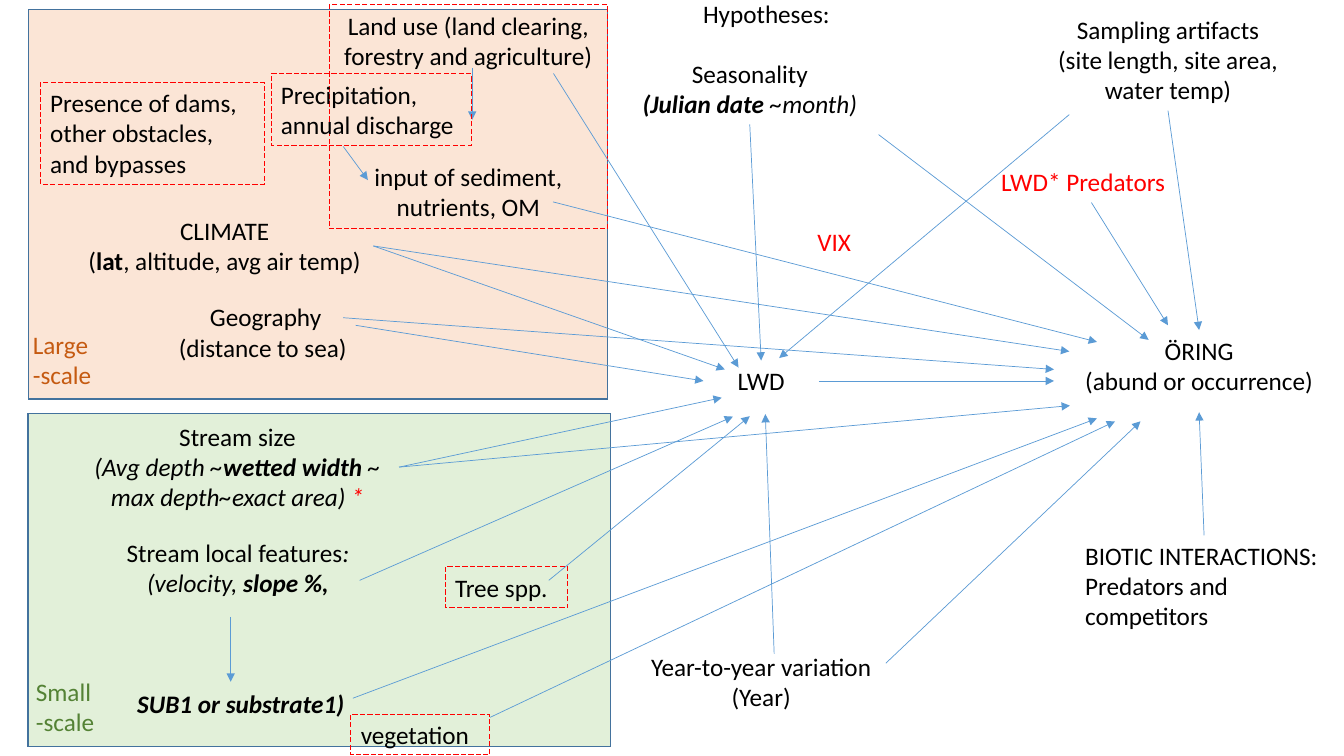
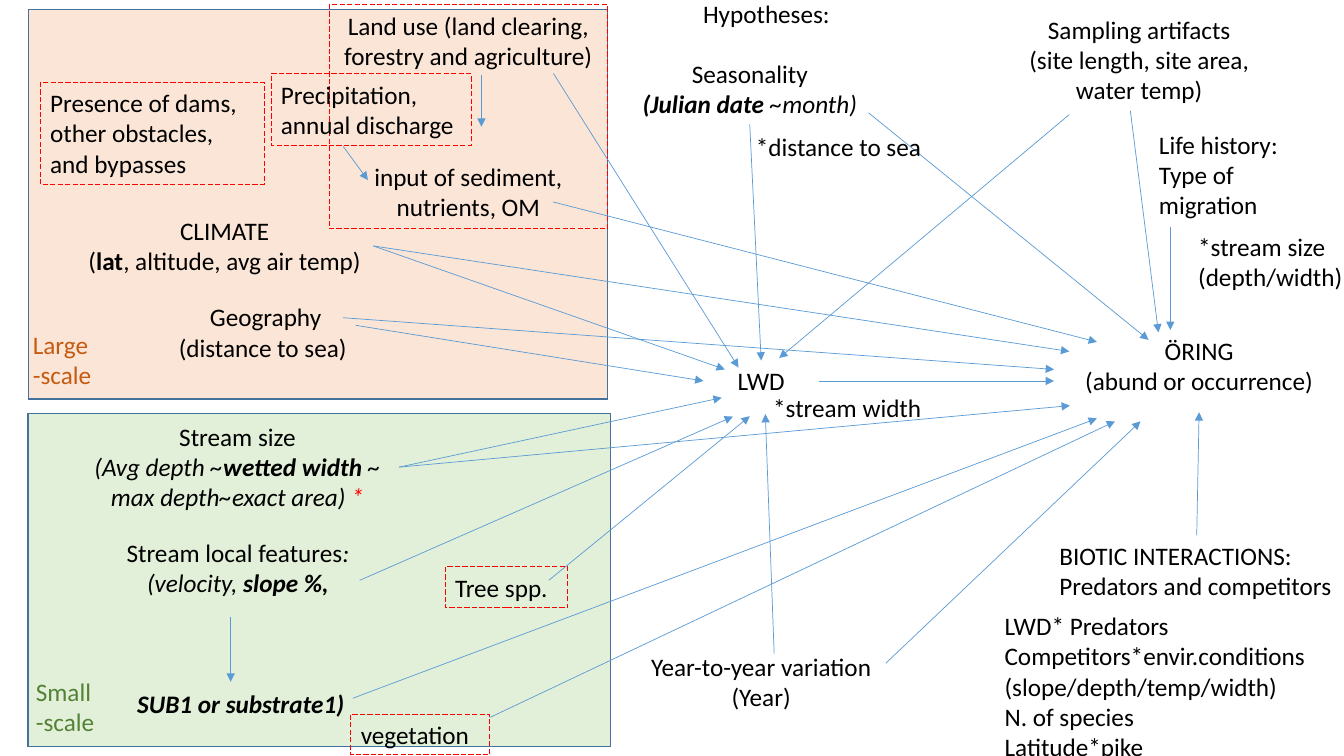
Before and after one commit to SerenaDonadi/Dod-ved, a slide deck: slide 14 of Electrofish data/LWD_analyses.pptx. Drawn at 1344x756 pixels with LibreOffice and Linux fonts; fonts in the diff are those of the drawing. Boxes give left, top, right and bottom in pixels: in the first picture for what was removed or moved away, otherwise in the second. Text is boxed around its words. In the diff, an @@ line names an element or a change of style, - is before the commit and + after.

Commit message:
including migration type

```diff
--- a/Electrofish data/LWD_analyses.pptx
+++ b/Electrofish data/LWD_analyses.pptx
@@ text "Sampling artifacts": place and size @@
-text "Sampling artifacts" at (1058, 21, 1277, 103)
+text "Sampling artifacts" at (1029, 21, 1248, 103)
@@ arrow moved from (472, 68) - (472, 120) to (482, 75) - (482, 127) @@
@@ arrow moved from (879, 135) - (1149, 340) to (869, 113) - (1149, 340) @@
@@ arrow moved from (1169, 111) - (1200, 330) to (1130, 111) - (1158, 333) @@
@@ text added at (756, 135, 920, 157), 18 pt, text #000000 @@
+*distance to sea
@@ text added at (1159, 136, 1278, 219), 18 pt, text #000000 @@
+Life history:
+Type of migration
@@ text removed at (817, 234, 851, 251) @@
-VIX
@@ arrow moved from (1092, 203) - (1169, 326) to (1171, 227) - (1171, 330) @@
@@ text added at (1198, 238, 1342, 290), 18 pt, text #000000 @@
+*stream size (depth/width)
@@ text added at (773, 399, 922, 424), 18 pt, text #000000 @@
+*stream width
@@ arrow moved from (1205, 535) - (1200, 412) to (1197, 535) - (1200, 412) @@
@@ text "BIOTIC INTERACTIONS:" rewrapped from (1085, 548, 1318, 629) to (1059, 548, 1331, 599) @@
@@ text "LWD* Predators": place and size @@
-text "LWD* Predators" at (1001, 171, 1165, 192)
+text "LWD* Predators" at (1005, 617, 1305, 730)
@@ text at (1005, 617, 1169, 636): text colour #FF0000 to #000000 in "LWD* Predators" @@
@@ text at (1005, 647, 1305, 730): paragraphs added @@
+Competitors*envir.conditions (slope/depth/temp/width)
+N. of species
+Latitude*pike
```
Also in this commit, not shown: 3 other slides changed, 2 slides added, 3 other files.
